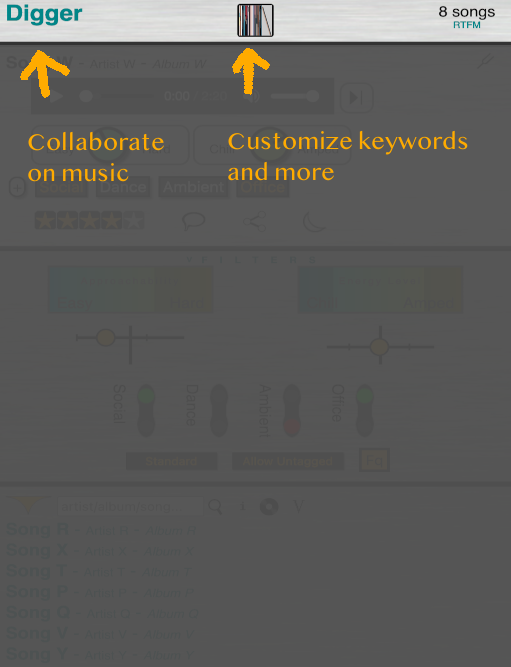
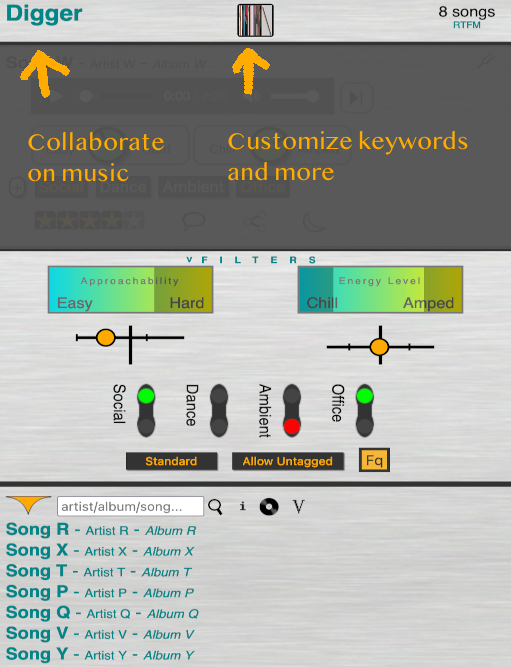
Comparing the layer stacks of the two 511×667 images. Changes:
hid "coverdeck" over [0, 484, 511, 667]
hid "coverfilter" over [0, 249, 511, 484]
